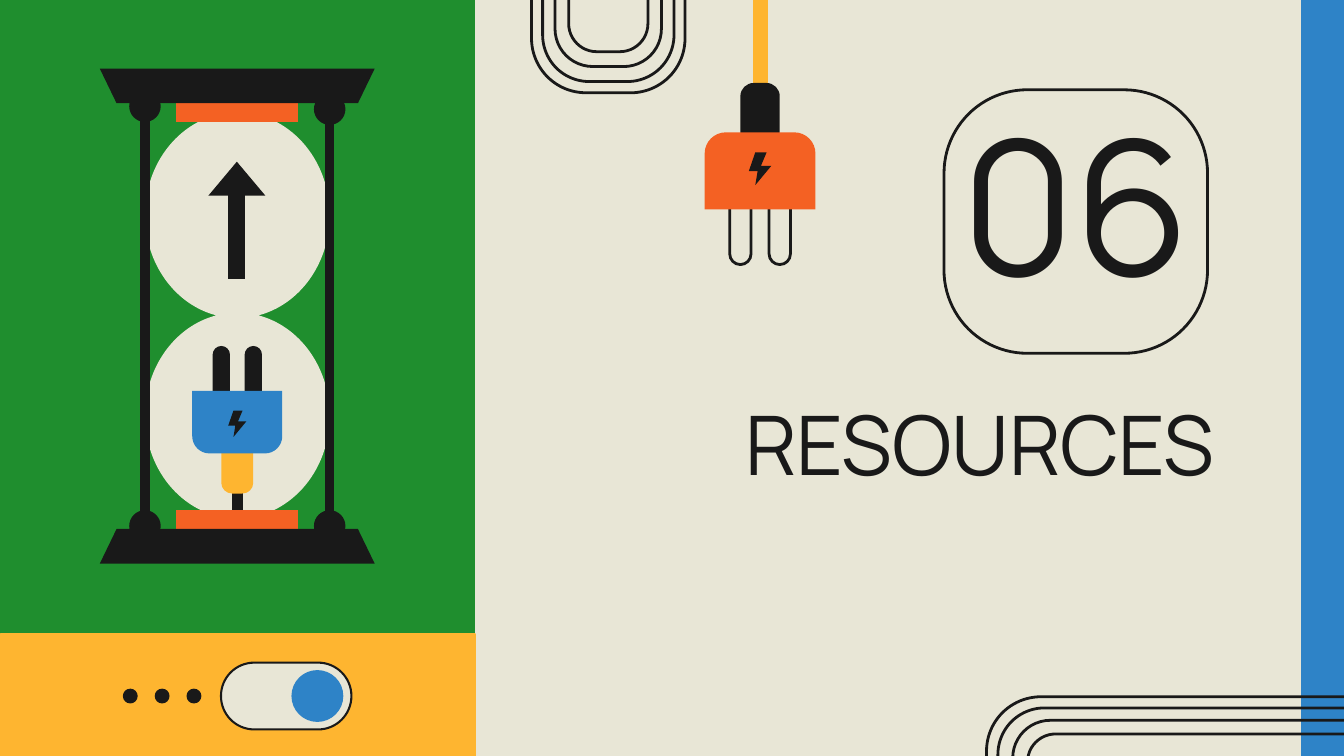
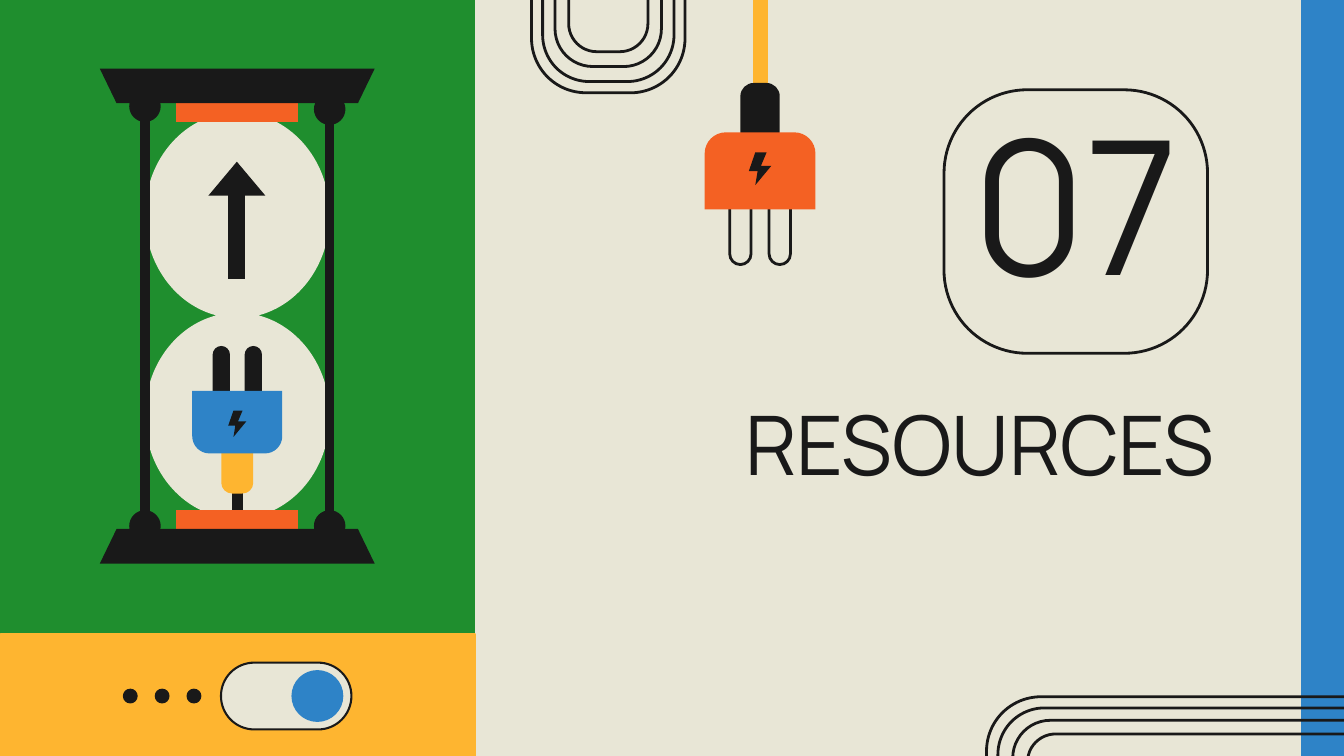
Before and after one commit to EDD2526/edd-project-grup-dijous-dj_d_seients, a slide deck: slide 29 of EINES DE DISSENY – PROJECTE V.5.pptx (slide 26 before the commit). Drawn at 1344x756 pixels with LibreOffice and Linux fonts; fonts in the diff are those of the drawing. Boxes give left, top, right and bottom in pixels: in the first picture for what was removed or moved away, otherwise in the second. Text is boxed around its words. In the diff, an @@ line names an element or a change of style, - is before the commit and + after.

```diff
--- a/EINES DE DISSENY – PROJECTE V.5.pptx
+++ b/EINES DE DISSENY – PROJECTE V.5.pptx
@@ title at bbox=[972, 101, 1180, 278]: text changed @@
-06
+07
```
Also in this commit, not shown: 3 other slides changed, 3 slides added, 1 slide removed, 1 other file.
